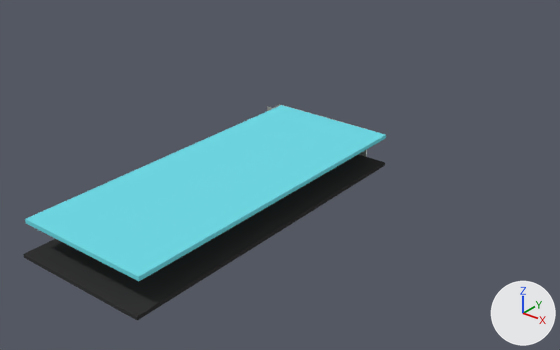
A saved change to the Blender file Unity Project/Obstacle Odyssey/Assets/Resources/SL/Blend/GPUblend.blend.
The view is the same before and after, from a camera (50 mm lens) standing at (10.46, -11.93, 8.1) and looking at (-0.99, 2.38, -0.78). Lighting does not change. The marker at lower right points along +X, +Y and +Z.

The scene before the commit, as lines of its bpy script (objects in view):
```python
me_cube = bpy.data.meshes.new('Cube')
me_cube.from_pydata(...)  # a box spanning x -1.0..1.0, y -1.0..1.0, z -1.0..1.0
me_cube.materials.append(mat_pcb)  # black #383838
me_cube_007 = bpy.data.meshes.new('Cube.007')
me_cube_007.from_pydata(...)  # 38 vertices, 21 faces; spans x -1.0..1.0, y -1.0..1.0, z -1.0..1.0
me_cube_007.materials.append(mat_shroud)  # cyan #71dbe7
ob_cube = bpy.data.objects.new('Cube', me_cube_007)
ob_cube.location = (0.0, -0.75, 0.73)
ob_cube.scale = (1.62, 3.98, 0.0479)
_m = ob_cube.modifiers.new('Bevel', 'BEVEL')
_m.width = 0.7
_m.width_pct = 0.7
_m.limit_method = 'NONE'
ob_pcb = bpy.data.objects.new('PCB', me_cube)
ob_pcb.location = (0.0, -0.83, 0.0)
ob_pcb.scale = (1.64, 4.05, 0.0407)
```
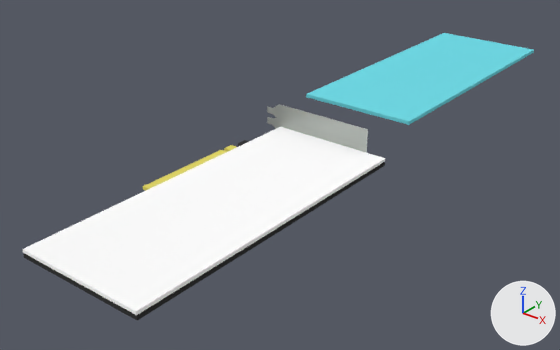
What changed in the scene script:
```text
Add mat_heatsink:
    mat_heatsink = diffuse_material('HeatSink')
    mat_heatsink.base_color = (1.0, 1.0, 1.0)  # white #ffffff
    mat_heatsink.roughness = 0.5
Add me_cube_004:
    me_cube_004.from_pydata(...)  # 56 vertices, 30 faces; spans x -1.0..1.0, y -1.0..1.0, z -1.0..1.0
    me_cube_004.materials.append(mat_heatsink)  # white #ffffff
Change ob_cube:
    ob_cube.location: (0.0, -0.75, 0.73) -> (0.0, 8.3, 0.73)
Add ob_pcb_001:
    ob_pcb_001 = bpy.data.objects.new('PCB.001', me_cube_004)
    ob_pcb_001.location = (0.0, -0.83, 0.11)
    ob_pcb_001.scale = (1.64, 4.05, 0.0407)
```

Location of each change, [x1, y1, x2, y2] in pixels of the pictures (560 x 350 px):
'Cube', moved: before [25, 105, 386, 281]; after [306, 33, 534, 125]
'PCB.001', added: after [23, 127, 385, 315]
'PCB', unchanged, covered by the edit: before [23, 154, 385, 320]; after [23, 162, 385, 320]
'IO Pin', unchanged, uncovered by the edit: before [267, 104, 367, 157]; after [267, 104, 368, 153]
